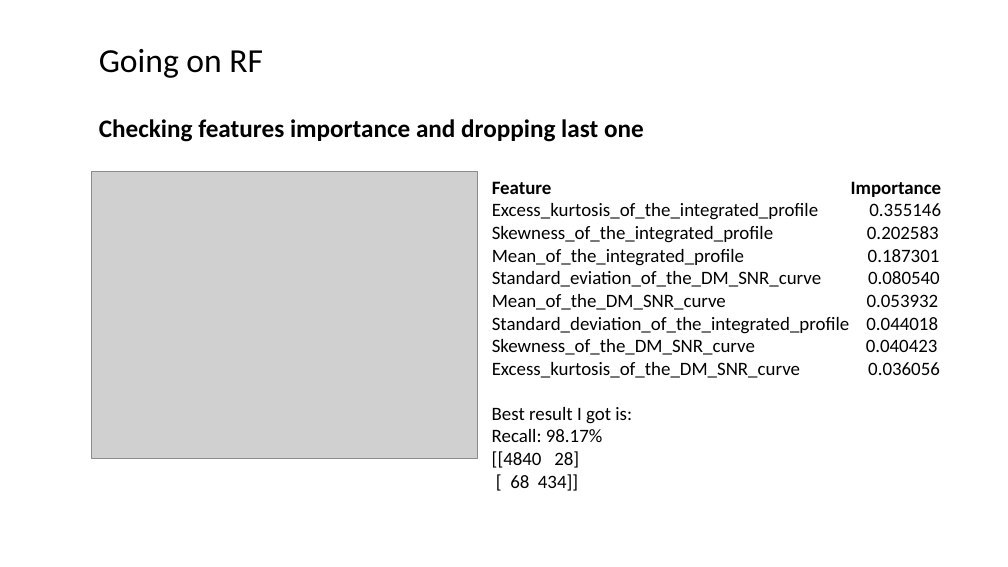
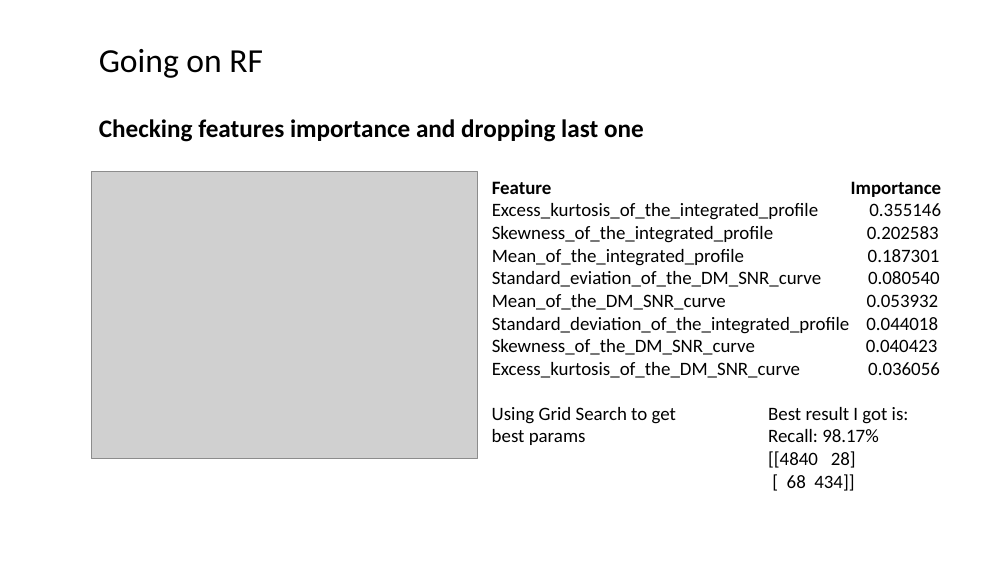
Before and after one commit to pchits/aiuniversityhomework, a slide deck: slide 9 of Presentation.pptx. Drawn at 1008x567 pixels with LibreOffice and Linux fonts; fonts in the diff are those of the drawing; grey boxes stand for pictures; background and template pictures are left out. Boxes give left, top, right and bottom in pixels: in the first picture for what was removed or moved away, otherwise in the second. Text is boxed around its words. In the diff, an @@ line names an element or a change of style, - is before the commit and + after.

Commit message:
grid search

```diff
--- a/Presentation.pptx
+++ b/Presentation.pptx
@@ text added at <box>492,407,676,445</box>, 18 pt, text #000000 @@
+Using Grid Search to get best params
@@ text "Best result I got is:": place and size @@
-text "Best result I got is:" at <box>492,407,632,491</box>
+text "Best result I got is:" at <box>768,407,909,491</box>
```
Also in this commit, not shown: 2 other files.
